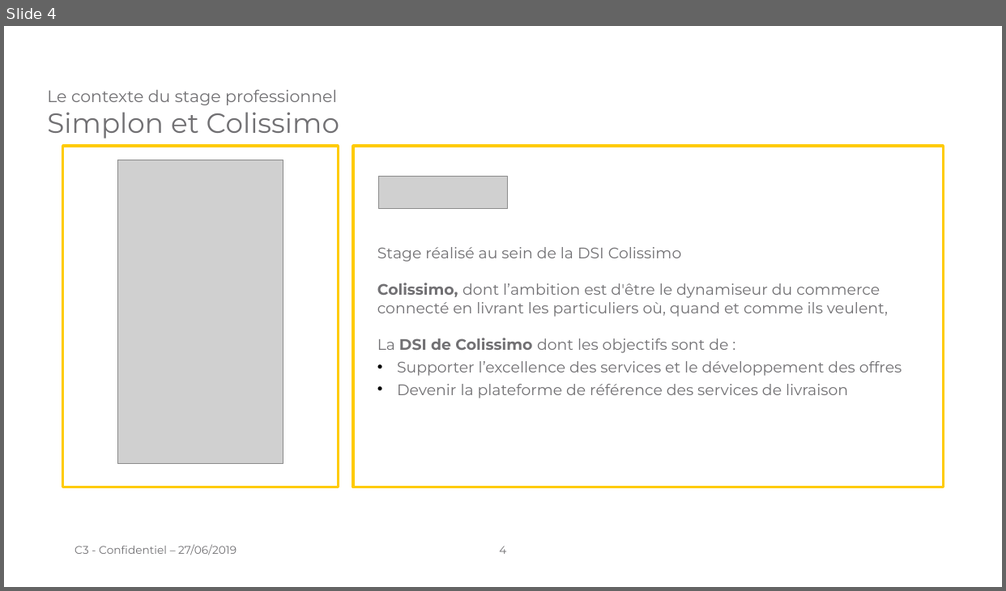
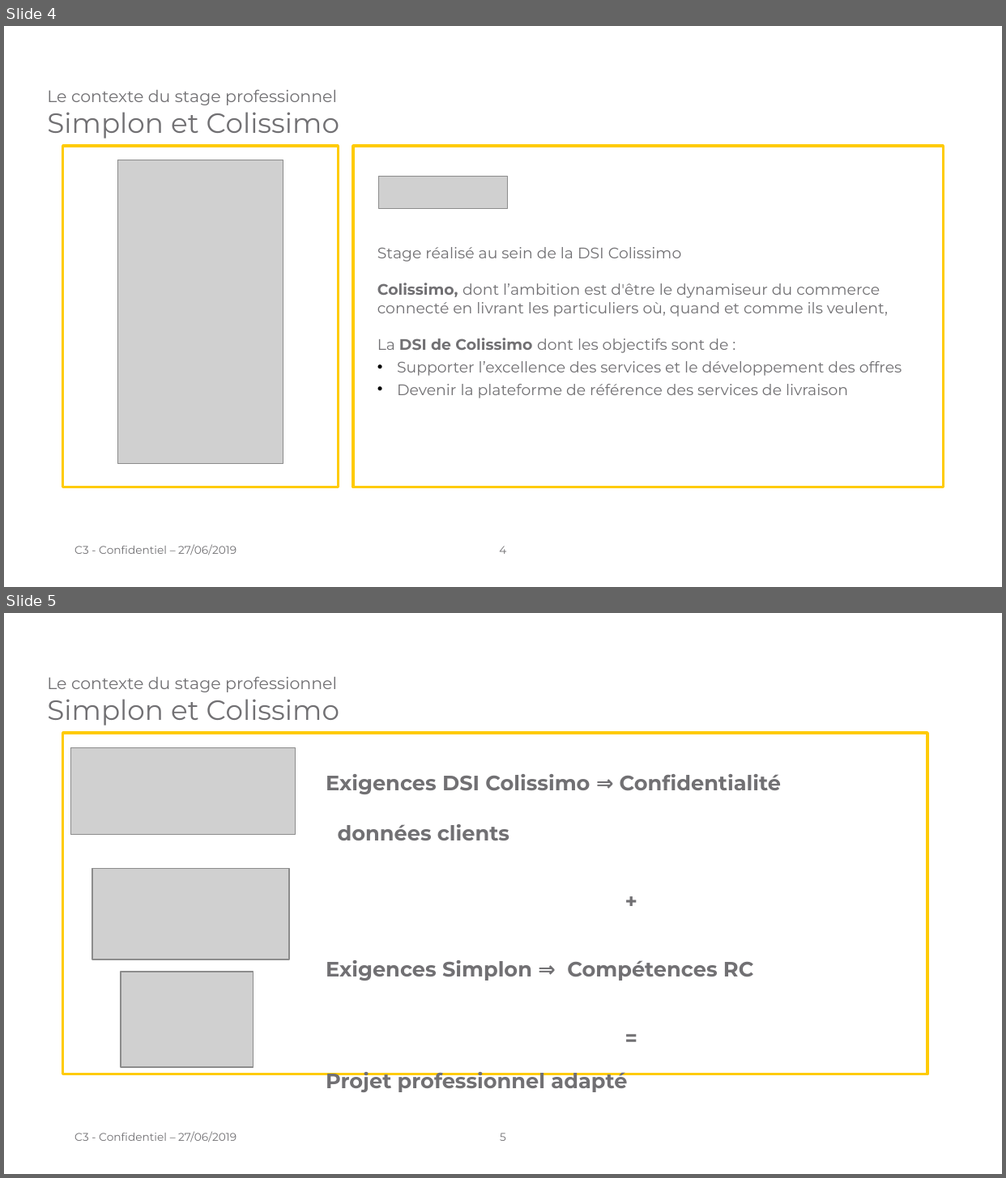
Before and after one commit to laurentpicardLP2/smartFitness, a slide deck: docs/oral/Présentation orale - Projet chef d'œuvre.odp. Shown one above the other, each under a label of ours: slide 4 before the commit, slides 4 and 5 after it. The pictures are 1006x591 and 1006x1178 pixels, drawn with LibreOffice and Linux fonts; fonts in the diff are those of the drawing; grey boxes stand for pictures; background and template pictures are left out. Boxes give left, top, right and bottom in pixels: in the first picture for what was removed or moved away, otherwise in the second. Text is boxed around its words. In the diff, an @@ line names an element or a change of style, - is before the commit and + after.

```diff
--- a/docs/oral/Présentation orale - Projet chef d'œuvre.odp
+++ b/docs/oral/Présentation orale - Projet chef d'œuvre.odp
@@ slide 5 added at box(4, 613, 1002, 1174), background #FFFFFF; not listed: 2 template elements that a slide beside it also shows @@
@@ title added at box(47, 676, 339, 726), 12 pt, text #717073 @@
+Le contexte du stage professionnel
+Simplon et Colissimo
@@ freeform shape added at box(63, 733, 927, 1074), outline #FFCB05 2.01 pt @@
@@ picture added at box(71, 747, 296, 835) @@
@@ text added at box(326, 774, 781, 1093), 15 pt, text #717073, bold @@
+Exigences DSI Colissimo ⇒ Confidentialité
+données clients
++
+Exigences Simplon ⇒ Compétences RC
+=
+Projet professionnel adapté
@@ picture added at box(91, 868, 288, 960) @@
@@ picture added at box(121, 973, 253, 1068) @@
```
Also in this commit, not shown: 3 slides changed.
